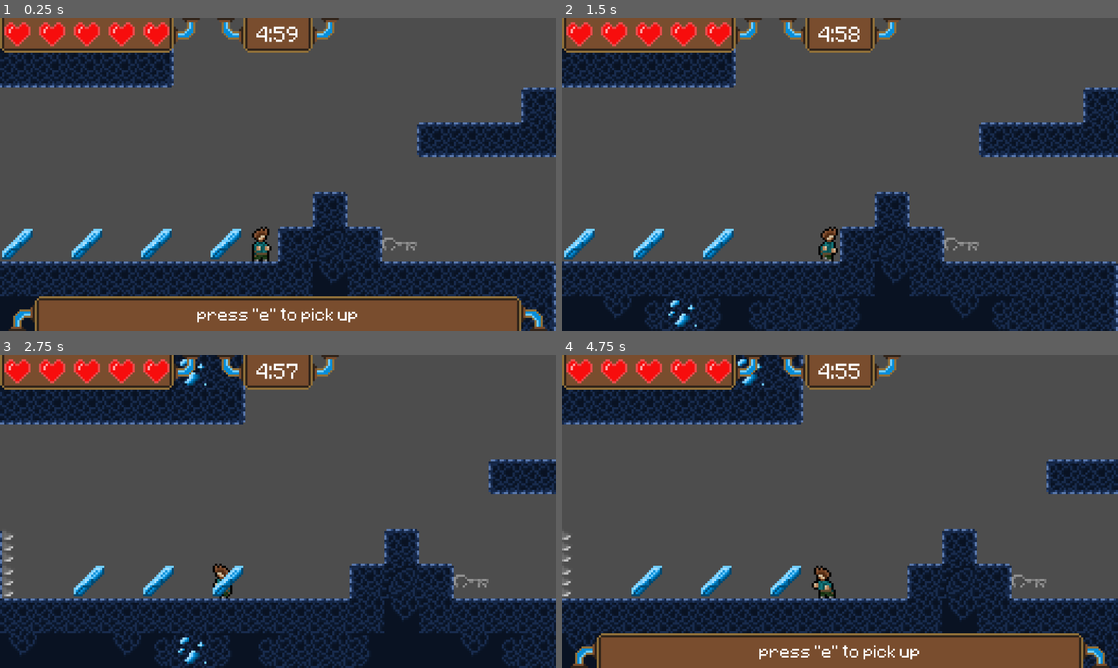
Above: before the commit, frames 1-4 (two rows, left to right).
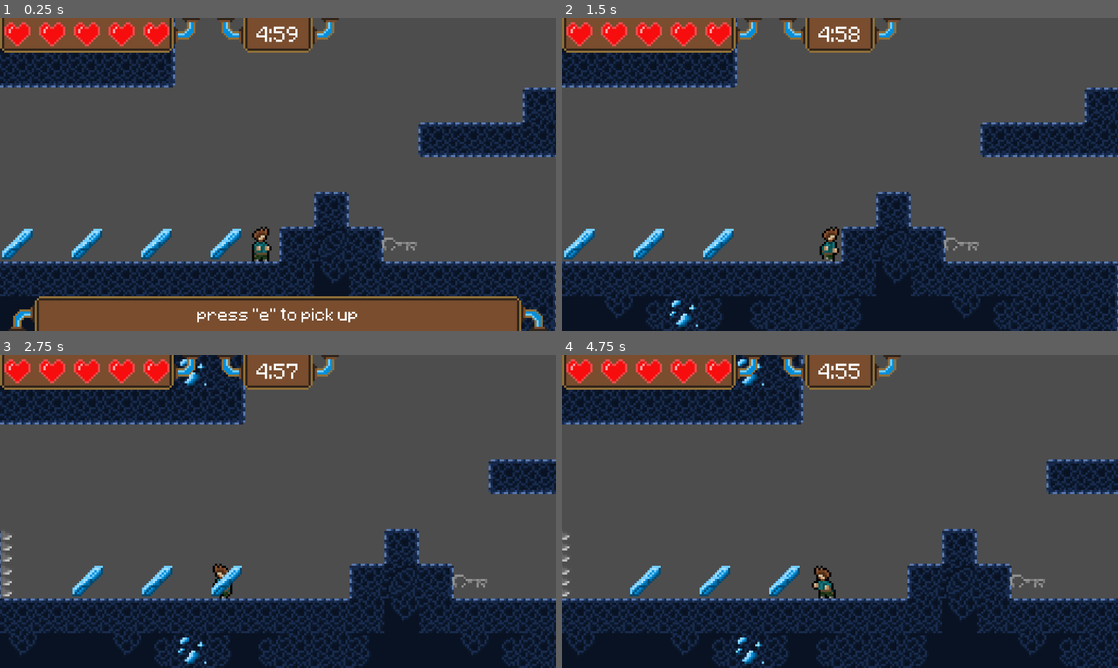
Above: after the commit, the same moments.

Repository: Soul-twan/informatica-eindproject
Game: Godot game, scene res://scene.tscn
The game is run twice, just before and just after one commit, with the same random seed, the same clock (stepped at 60 frames per second) and the same inputs.
Inputs:
- Up to frame 1 (0.25 s): no input
- Up to frame 2 (1.5 s): tap E at 0.5 s; hold Right (ui_right) from 0.53 s (still down); tap Up (ui_up) at 0.77 s
- Up to frame 3 (2.75 s): tap Up (ui_up) at 1.52 s; release Right (ui_right) at 2.03 s; hold Left (ui_left) from 2.03 s (still down)
- Up to frame 4 (4.75 s): release Left (ui_left) at 2.78 s; hold Right (ui_right) 2.78-4.28 s; tap Up (ui_up) at 3.02, 3.77, 4.52 s; hold Left (ui_left) from 4.28 s (still down)

The runs differ from the first frame. In frame 1, 5.6% of the frame differs, in the area x 0-100%, y 0-100%; in frame 2, 7.4%; in frame 3, 0.6%; in frame 4, 11%, in the area x 0-99%, y 57-100%.

Commit message:
changed walljump slightly
will change soon again trust

Diff:
--- a/scene.tscn
+++ b/scene.tscn
@@ -1500,6 +1500,7 @@
 height = 82.399994
 
 [node name="Scene" type="Node2D" unique_id=197350044]
+position = Vector2(1, 0)
 script = ExtResource("1_u3cyc")
 
 [node name="Player" type="CharacterBody2D" parent="." unique_id=228986726]
@@ -1522,7 +1523,7 @@
 [node name="NearWallCheck" type="RayCast2D" parent="Player" unique_id=882181560]
 position = Vector2(0, 3)
 rotation = -1.5707964
-target_position = Vector2(0, 7.5)
+target_position = Vector2(0, 8.5)
 
 [node name="PlayerSprite" type="Sprite2D" parent="Player" unique_id=1356933129]
 texture_filter = 1
@@ -1534,6 +1535,7 @@
 [node name="Environment" type="TileMapLayer" parent="." unique_id=1055878315]
 z_index = -1
 texture_filter = 1
+position = Vector2(2.9999998, 0)
 scale = Vector2(5, 5)
 tile_map_data = PackedByteArray("AAABAAcAAAABAAAAAAACAAcAAAABAAAAAAADAAcAAAABAAAAAAAEAAcAAAABAAAAAAAFAAcAAAABAAAAAAAGAA …(17184 unchanged characters)…
 tile_set = SubResource("TileSet_3253y")
